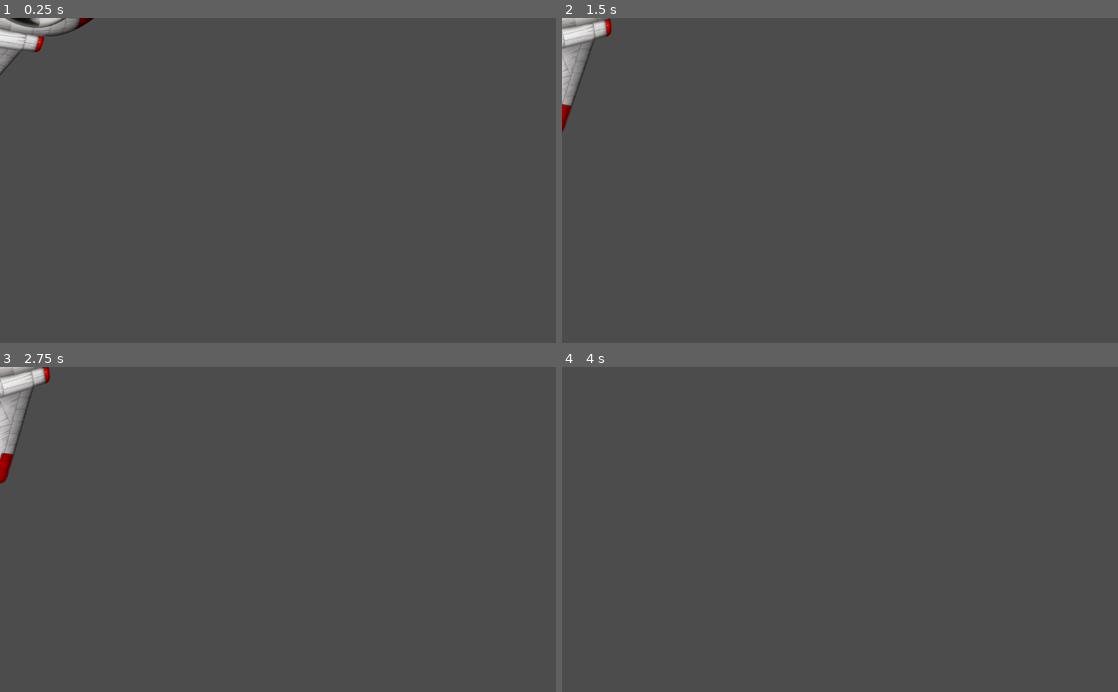
Above: before the commit, frames 1-4 (two rows, left to right).
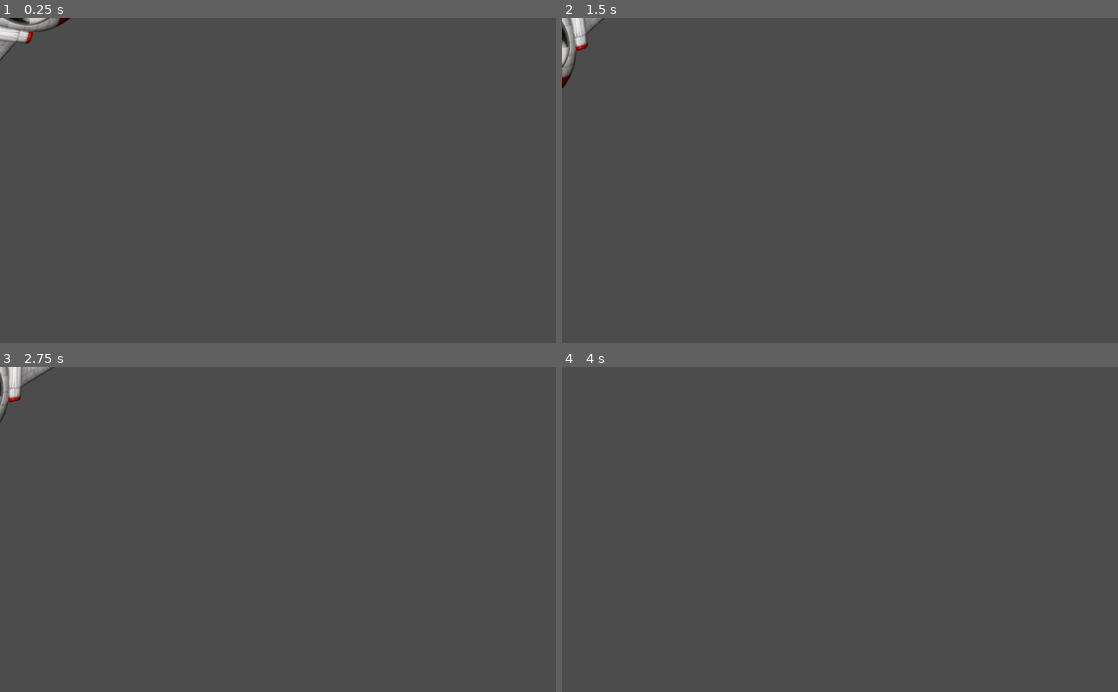
Above: after the commit, the same moments.

Repository: justafewlosers/Asteroids
Game: Godot game, scene res://src/Node2D.tscn
Two runs of this game, one before a commit and one after it. Both use one fixed random seed, a clock stepped at 60 frames per second and the inputs below.
Inputs:
- Up to frame 1 (0.25 s): no input
- Up to frame 2 (1.5 s): tap Enter at 0.5 s; hold D (right) 0.53-1.28 s; hold A (left) from 1.28 s (still down)
- Up to frame 3 (2.75 s): release A (left) at 2.03 s; hold D (right) from 2.03 s (still down)
- Up to frame 4 (4 s): release D (right) at 2.78 s; hold W (up) 2.78-3.53 s; hold A (left) from 3.53 s (still down)

The runs differ from the first frame. In frame 1, 0.9% of the frame differs, in the area x 0-17%, y 0-18%; in frame 2, 1.2%; in frame 3, 1.3%, in the area x 0-10%, y 0-36%; in frame 4, nothing differs.

Commit message:
Reworked movement

Diff:
--- a/src/Node2D.tscn
+++ b/src/Node2D.tscn
@@ -15,6 +15,7 @@
 
 [node name="Sprite" type="Sprite" parent="KinematicBody2D"]
 rotation = 1.5708
+scale = Vector2( 0.75, 0.75 )
 texture = ExtResource( 1 )
 
 [node name="CollisionShape2D" type="CollisionShape2D" parent="KinematicBody2D"]
--- a/src/playermovement.gd
+++ b/src/playermovement.gd
@@ -1,28 +1,31 @@
 extends RigidBody2D
 
 const UP = Vector2(0, 1)
-const MAX_VEL = 400
-const MAX_TORQUE = 20
 
 var thrust = Vector2()
-var engine_thrust = 10
-var spin_thrust = 0.01
+var engine_thrust = 15
+var spin_thrust = 0.4
 var rot_dir = 0
 
-func get_input(delta):
+func thruster():
 	thrust = Vector2(0, 0)
 	if Input.is_action_pressed("up"):
 		thrust = Vector2(engine_thrust, 0)
 	else:
 		thrust = Vector2(max(thrust.x - 25, 0), 0)
 
-	rot_dir = 0
+func rotate(delta):
+	rot_dir = 0.0
 	if Input.is_action_pressed("right"):
-		rot_dir = min(rot_dir - 1, -10) * delta
+		rot_dir = min(rot_dir + 1, 10) * delta
 	elif Input.is_action_pressed("left"):
-		rot_dir = max(rot_dir + 1, 10) * delta
+		rot_dir = max(rot_dir - 1, -10) * delta
 	else:
-		rot_dir = lerp(rot_dir, 0, 10)
+		rot_dir = lerp(rot_dir, 0, 12)
+
+func get_input(delta):
+	thruster()
+	rotate(delta)
 
 func _physics_process(delta):
 	get_input(delta)
